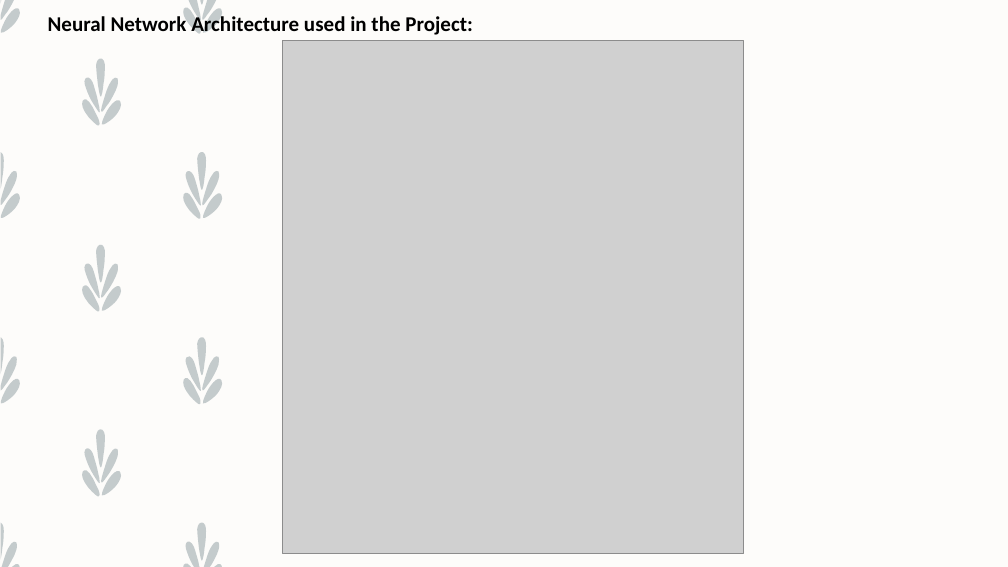
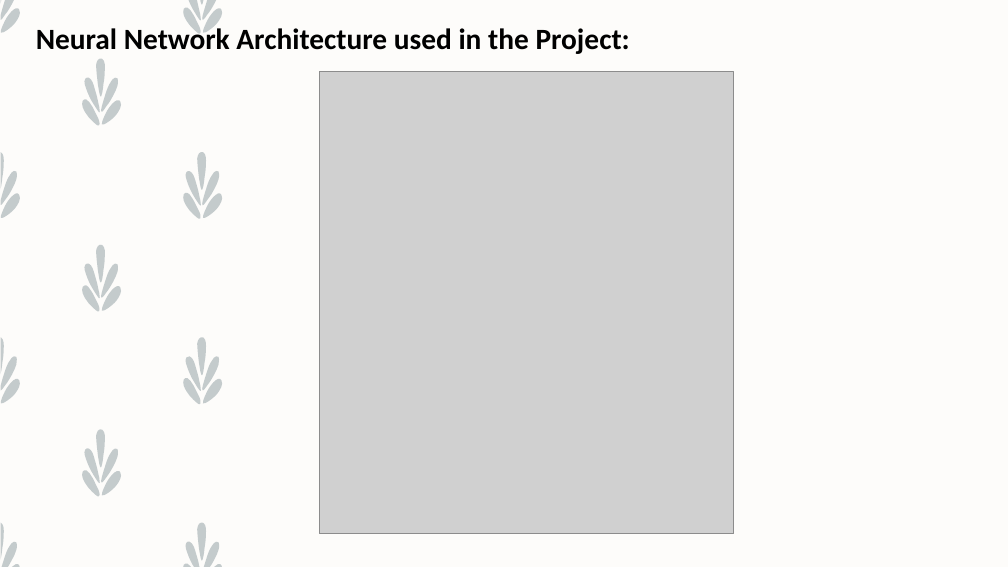
Before and after one commit to Graviton5/Minor-Project, a slide deck: slide 12 of Chatbot/Presentation Data/Final Presentation.pptx. Drawn at 1008x567 pixels with LibreOffice and Linux fonts; fonts in the diff are those of the drawing; grey boxes stand for pictures. Boxes give left, top, right and bottom in pixels: in the first picture for what was removed or moved away, otherwise in the second. Text is boxed around its words. In the diff, an @@ line names an element or a change of style, - is before the commit and + after.

```diff
--- a/Chatbot/Presentation Data/Final Presentation.pptx
+++ b/Chatbot/Presentation Data/Final Presentation.pptx
@@ text "Neural Network Architecture used in ...": place and size @@
-text "Neural Network Architecture used in ..." at [48,14,473,35]
+text "Neural Network Architecture used in ..." at [36,25,630,54]
@@ text "Neural Network Architecture used in ..." at [36,25,630,54]: size 20 to 28 pt @@
@@ picture: place and size @@
-picture at [283,40,743,554]
+picture at [319,72,734,535]
```
Also in this commit, not shown: 8 other slides changed, 1 slide added, 1 slide removed, 1 other file.
